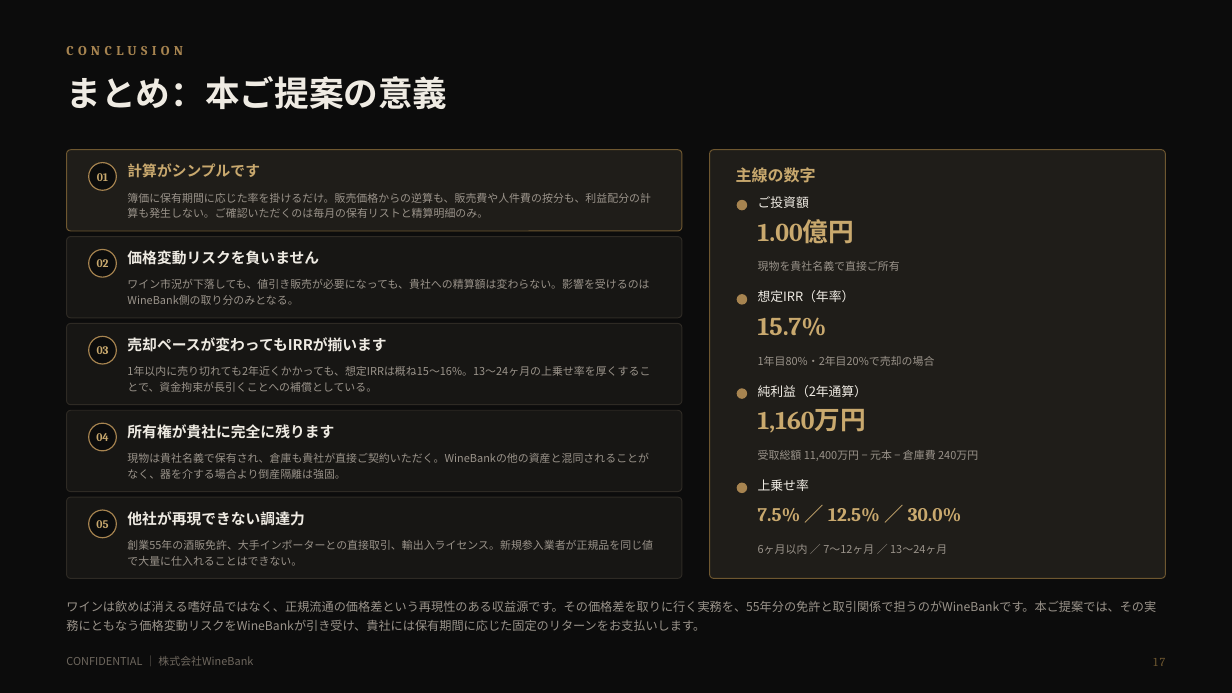
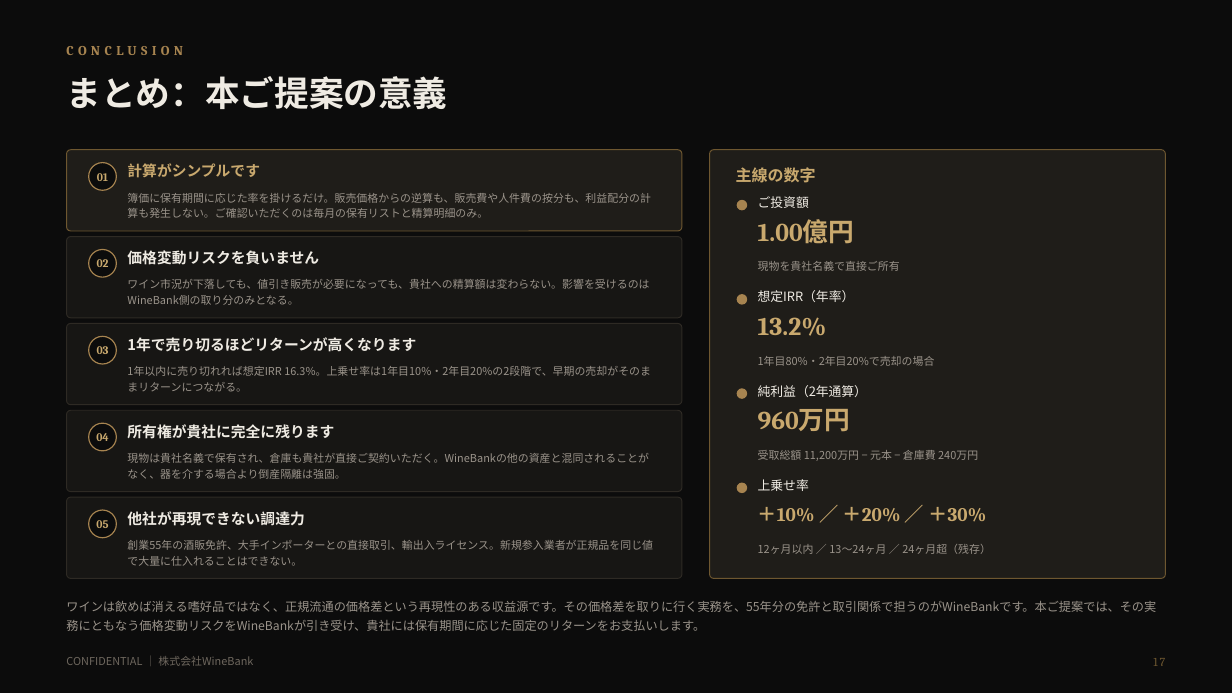
Before and after one commit to nakano-winebank/wine-auction, a slide deck: slide 18 of docs/wine-fund/WineBank_ワイン現物投資のご提案_倉持案_固定リターン型_1億円_20260821.pptx. Drawn at 1232x693 pixels with LibreOffice and Linux fonts; fonts in the diff are those of the drawing. Boxes give left, top, right and bottom in pixels: in the first picture for what was removed or moved away, otherwise in the second. Text is boxed around its words. In the diff, an @@ line names an element or a change of style, - is before the commit and + after.

```diff
--- a/docs/wine-fund/WineBank_ワイン現物投資のご提案_倉持案_固定リターン型_1億円_20260821.pptx
+++ b/docs/wine-fund/WineBank_ワイン現物投資のご提案_倉持案_固定リターン型_1億円_20260821.pptx
@@ text at (758, 317, 827, 336): text changed @@
-15.7%
+13.2%
@@ text at (127, 337, 416, 352): text changed @@
-売却ペースが変わってもIRRが揃います
+1年で売り切るほどリターンが高くなります
@@ text at (127, 366, 651, 392): text changed @@
-1年以内に売り切れても2年近くかかっても、想定IRRは概ね15〜16%。13〜24ヶ月の上乗せ率を厚くすることで、資金拘束が長引くことへの補償としている。
+1年以内に売り切れれば想定IRR 16.3%。上乗せ率は1年目10%・2年目20%の2段階で、早期の売却がそのままリターンにつながる。
@@ text at (758, 409, 851, 432): text changed @@
-1,160万円
+960万円
@@ text at (758, 450, 978, 461): text changed @@
-受取総額 11,400万円 − 元本 − 倉庫費 240万円
+受取総額 11,200万円 − 元本 − 倉庫費 240万円
@@ text at (758, 507, 987, 522): text changed @@
-7.5% ／ 12.5% ／ 30.0%
+＋10% ／ ＋20% ／ ＋30%
@@ text at (758, 544, 991, 554): text changed @@
-6ヶ月以内 ／ 7〜12ヶ月 ／ 13〜24ヶ月
+12ヶ月以内 ／ 13〜24ヶ月 ／ 24ヶ月超（残存）
```
Also in this commit, not shown: 12 other slides changed, 3 other files.
